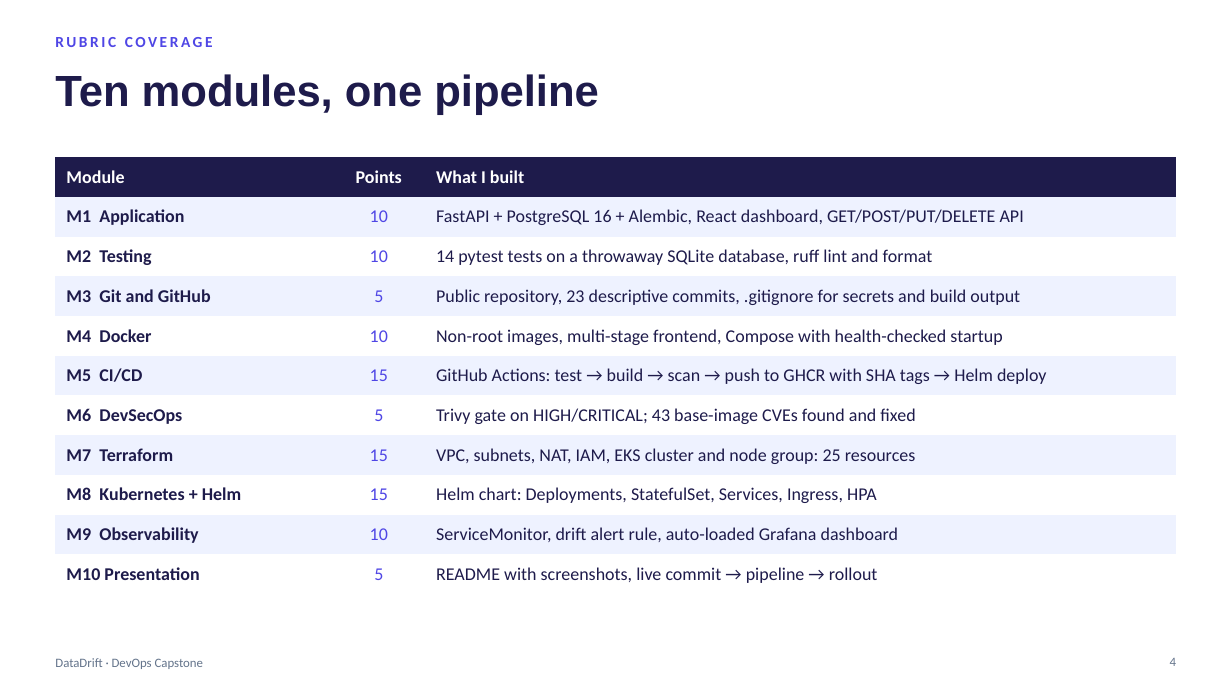
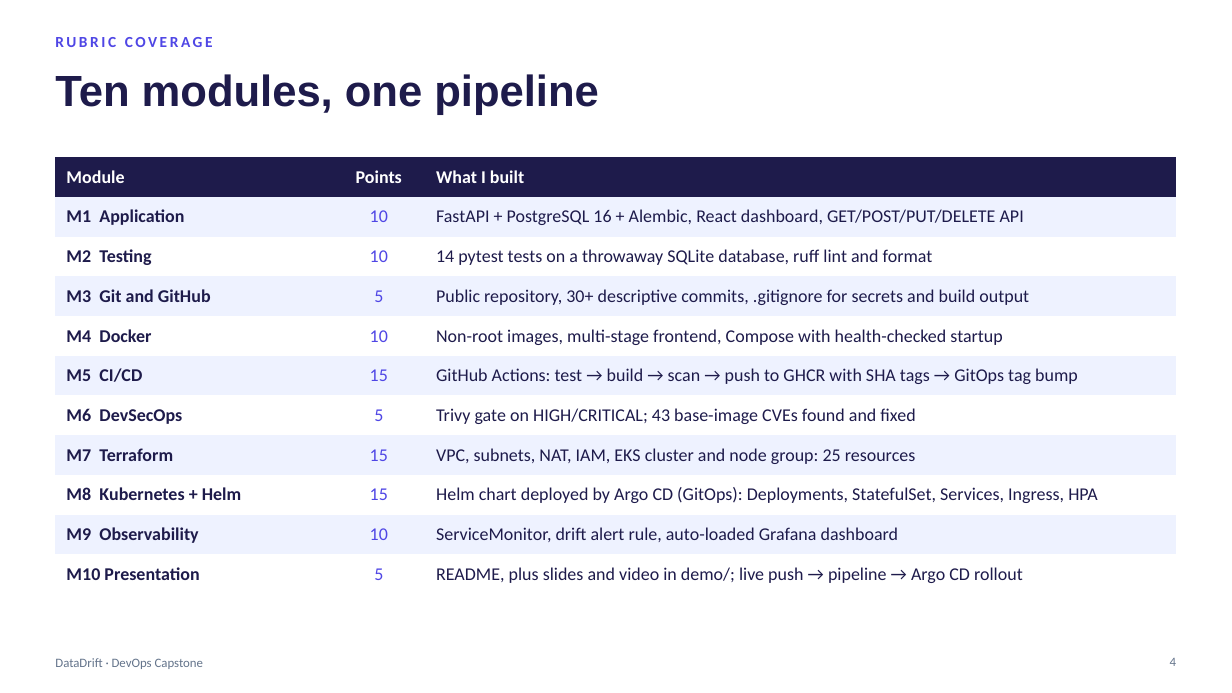
Before and after one commit to KavyaDhyani/datadrift-capstone, a slide deck: slide 4 of demo/DataDrift-Capstone-Presentation.pptx. Drawn at 1232x693 pixels with LibreOffice and Linux fonts; fonts in the diff are those of the drawing. Boxes give left, top, right and bottom in pixels: in the first picture for what was removed or moved away, otherwise in the second. Text is boxed around its words. In the diff, an @@ line names an element or a change of style, - is before the commit and + after.

Commit message:
Move the slide deck to demo/, add the Argo CD GitOps slide and a PDF copy

```diff
--- a/demo/DataDrift-Capstone-Presentation.pptx
+++ b/demo/DataDrift-Capstone-Presentation.pptx
@@ table at bbox=[55, 157, 1177, 587] @@
-row 4, column 3: Public repository, 23 descriptive commits, .gitignore for secrets and build output
+row 4, column 3: Public repository, 30+ descriptive commits, .gitignore for secrets and build output
-row 6, column 3: GitHub Actions: test → build → scan → push to GHCR with SHA tags → Helm deploy
+row 6, column 3: GitHub Actions: test → build → scan → push to GHCR with SHA tags → GitOps tag bump
-row 9, column 3: Helm chart: Deployments, StatefulSet, Services, Ingress, HPA
+row 9, column 3: Helm chart deployed by Argo CD (GitOps): Deployments, StatefulSet, Services, Ingress, HPA
-row 11, column 3: README with screenshots, live commit → pipeline → rollout
+row 11, column 3: README, plus slides and video in demo/; live push → pipeline → Argo CD rollout
```
Also in this commit, not shown: 3 other slides changed, 1 slide added, 1 other file.
